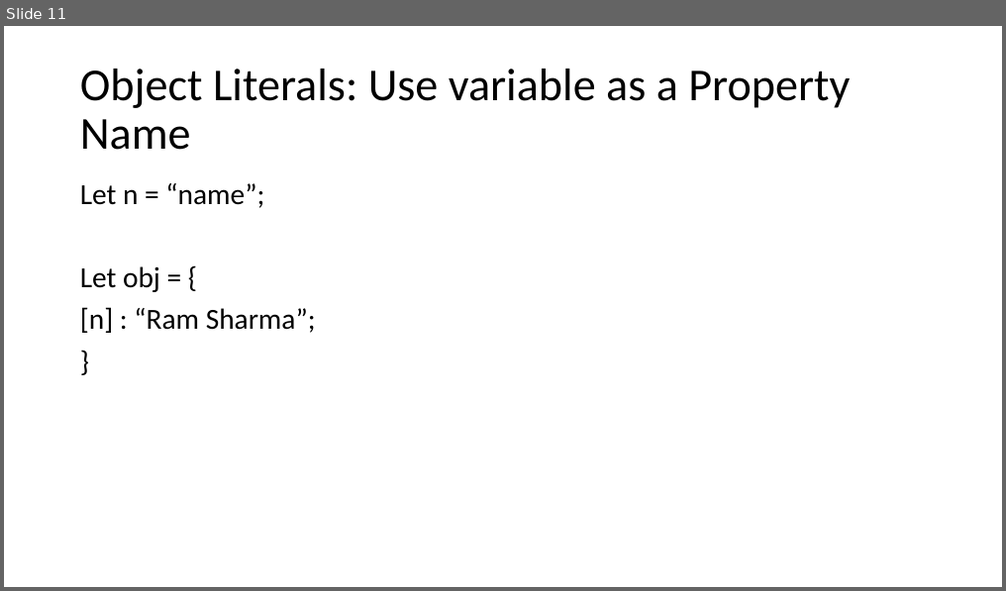
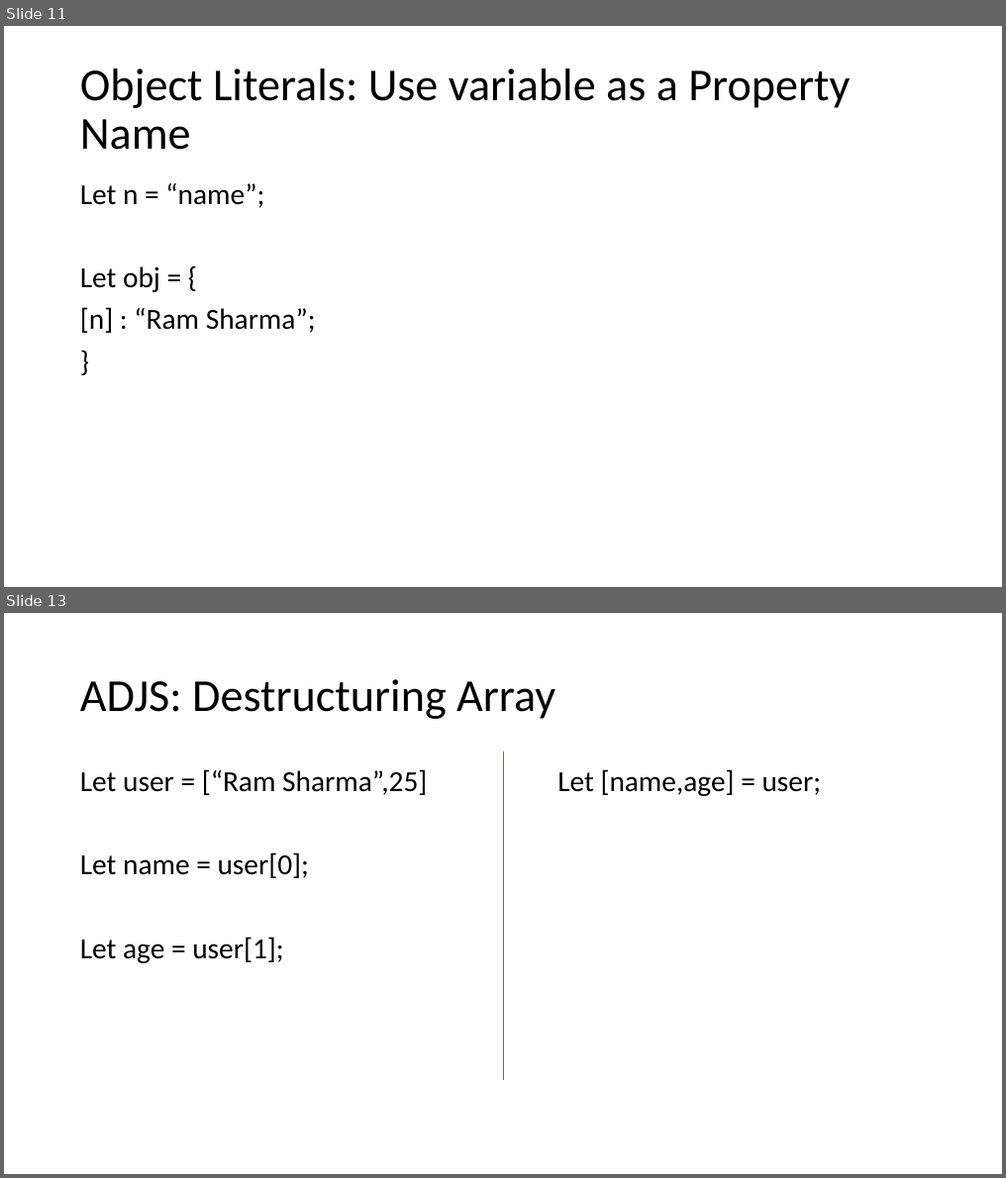
Before and after one commit to PiyushChaturvedii/Batch04, a slide deck: AdvanceJavaScript.pptx. Shown one above the other, each under a label of ours: slide 11 before the commit, slides 11 and 13 after it; the slides between them are not shown. The pictures are 1006x591 and 1006x1178 pixels, drawn with LibreOffice and Linux fonts; fonts in the diff are those of the drawing. Boxes give left, top, right and bottom in pixels: in the first picture for what was removed or moved away, otherwise in the second. Text is boxed around its words. In the diff, an @@ line names an element or a change of style, - is before the commit and + after.

```diff
--- a/AdvanceJavaScript.pptx
+++ b/AdvanceJavaScript.pptx
@@ slide 13 added at [4,613,1002,1174], background #FFFFFF @@
@@ title added at [80,679,555,719], 44 pt, text #000000 @@
+ADJS: Destructuring Array
@@ line added from (503, 752) to (503, 1080), #4472C4 0.5 pt @@
@@ text added at [80,769,427,963], 28 pt, text #000000 @@
+Let user = [“Ram Sharma”,25]
+Let name = user[0];
+Let age = user[1];
@@ text added at [557,769,822,796], 28 pt, text #000000 @@
+Let [name,age] = user;
```
Also in this commit, not shown: 1 slide changed, 2 other slides added, 8 other files.
